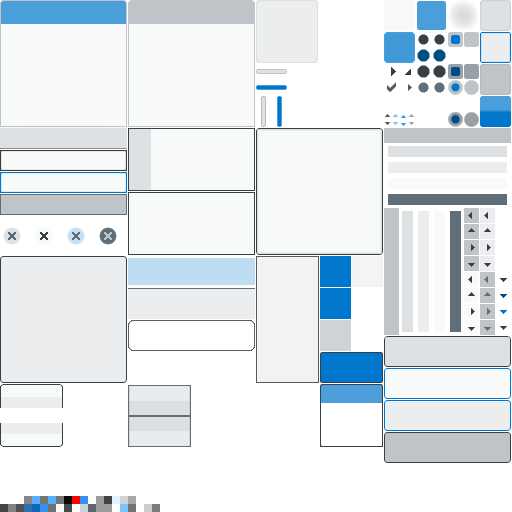
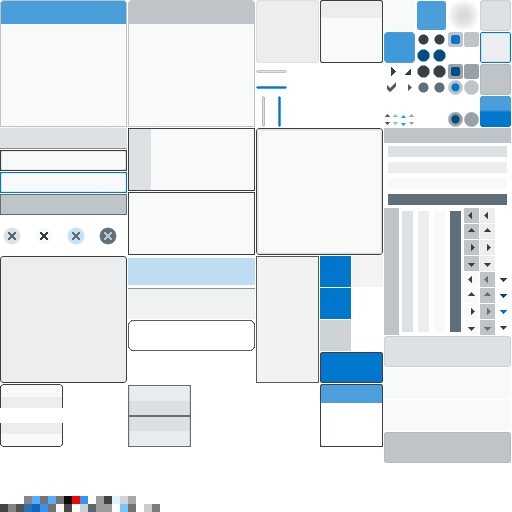
Comparing the layer stacks of the two 512x512 images. Changes:
added layer "border" (10%) above "ComboBox" over [384, 336, 511, 463]
painted on "ComboBox" over [384, 336, 511, 463]
"Statusbar": opacity 100% → 75% over [128, 288, 255, 319]
painted on "DefaultSkin.png" over [256, 0, 383, 127]
